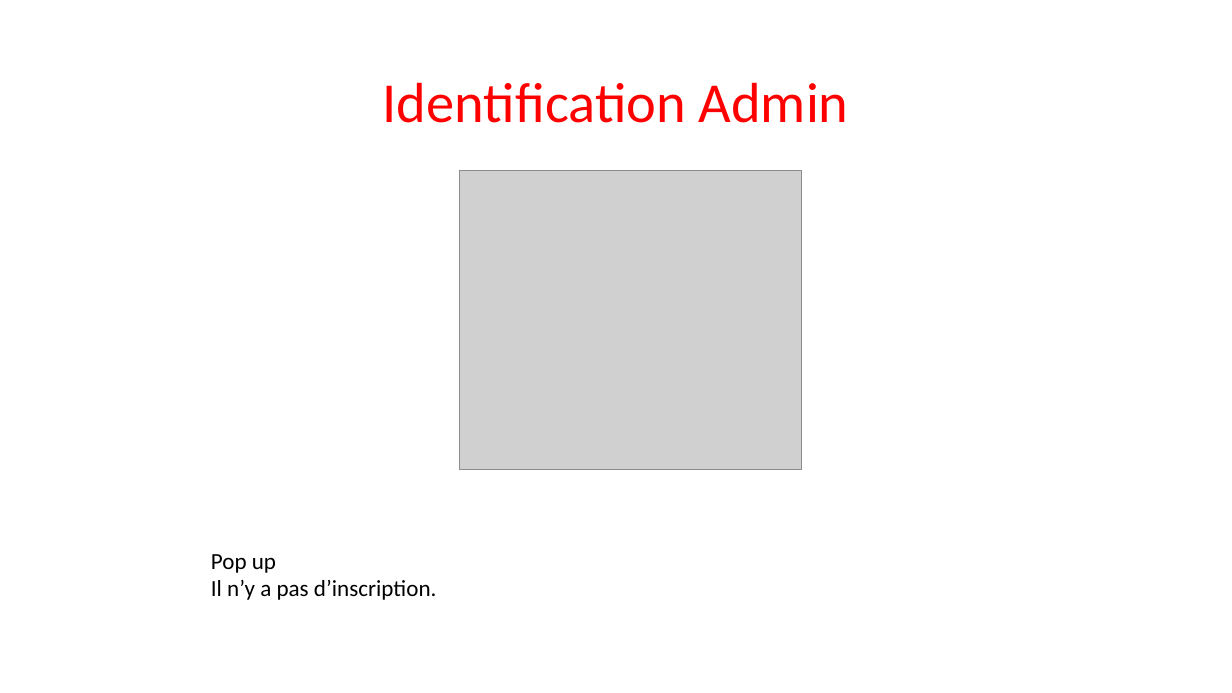
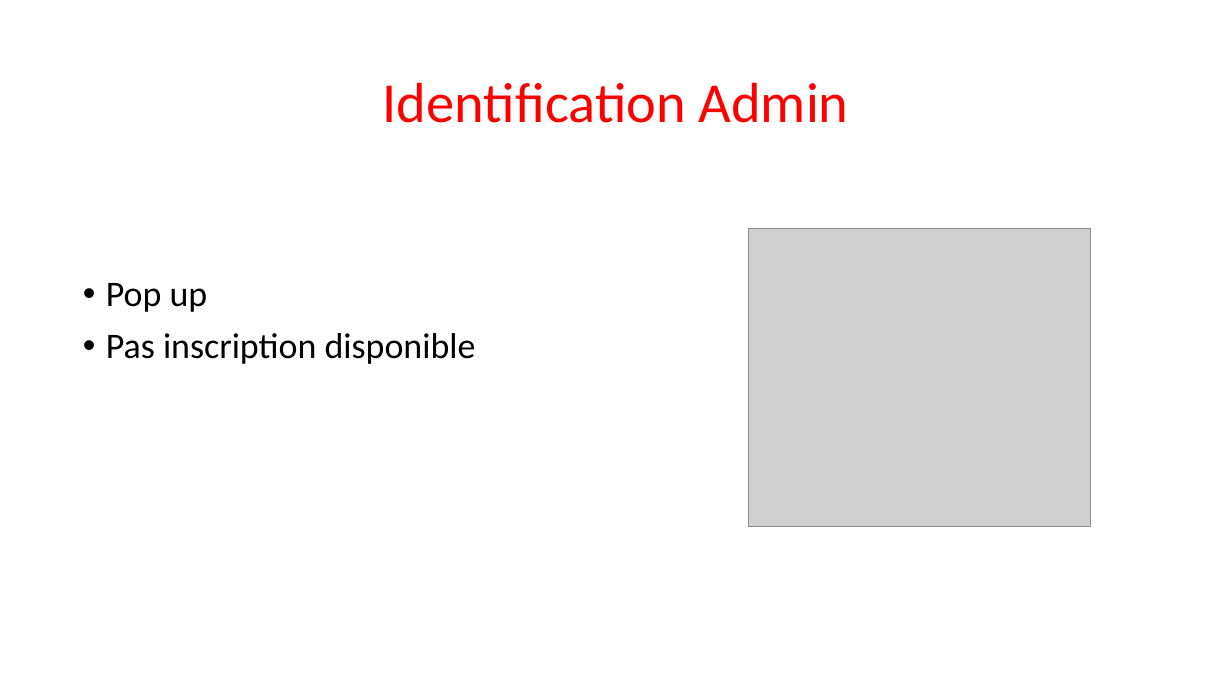
Before and after one commit to Sle3pingForest/StageL3, a slide deck: slide 12 of RapportNam/Nouveau Microsoft PowerPoint Presentation.pptx (slide 9 before the commit). Drawn at 1232x693 pixels with LibreOffice and Linux fonts; fonts in the diff are those of the drawing; grey boxes stand for pictures. Boxes give left, top, right and bottom in pixels: in the first picture for what was removed or moved away, otherwise in the second. Text is boxed around its words. In the diff, an @@ line names an element or a change of style, - is before the commit and + after.

```diff
--- a/RapportNam/Nouveau Microsoft PowerPoint Presentation.pptx
+++ b/RapportNam/Nouveau Microsoft PowerPoint Presentation.pptx
@@ picture: place and size @@
-picture at box(459, 171, 801, 470)
+picture at box(749, 228, 1091, 527)
@@ text added at box(106, 283, 476, 364), 28 pt, text #000000 @@
+• Pop up
+• Pas inscription disponible
@@ text removed at box(211, 554, 436, 600) @@
-Pop up
-Il n’y a pas d’inscription.
```
Also in this commit, not shown: 5 other slides changed, 7 slides added, 4 slides removed, 4 other files.
